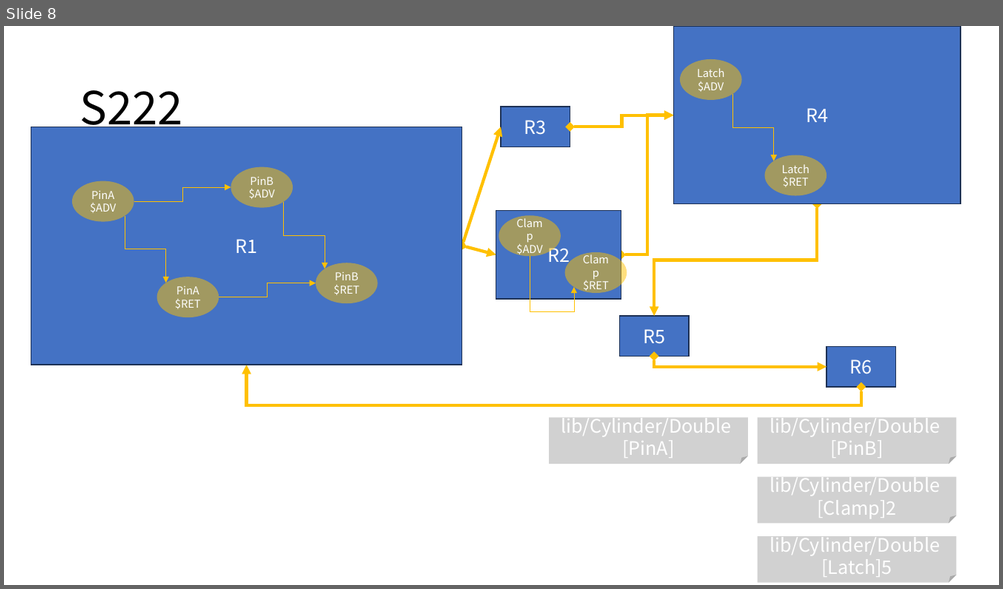
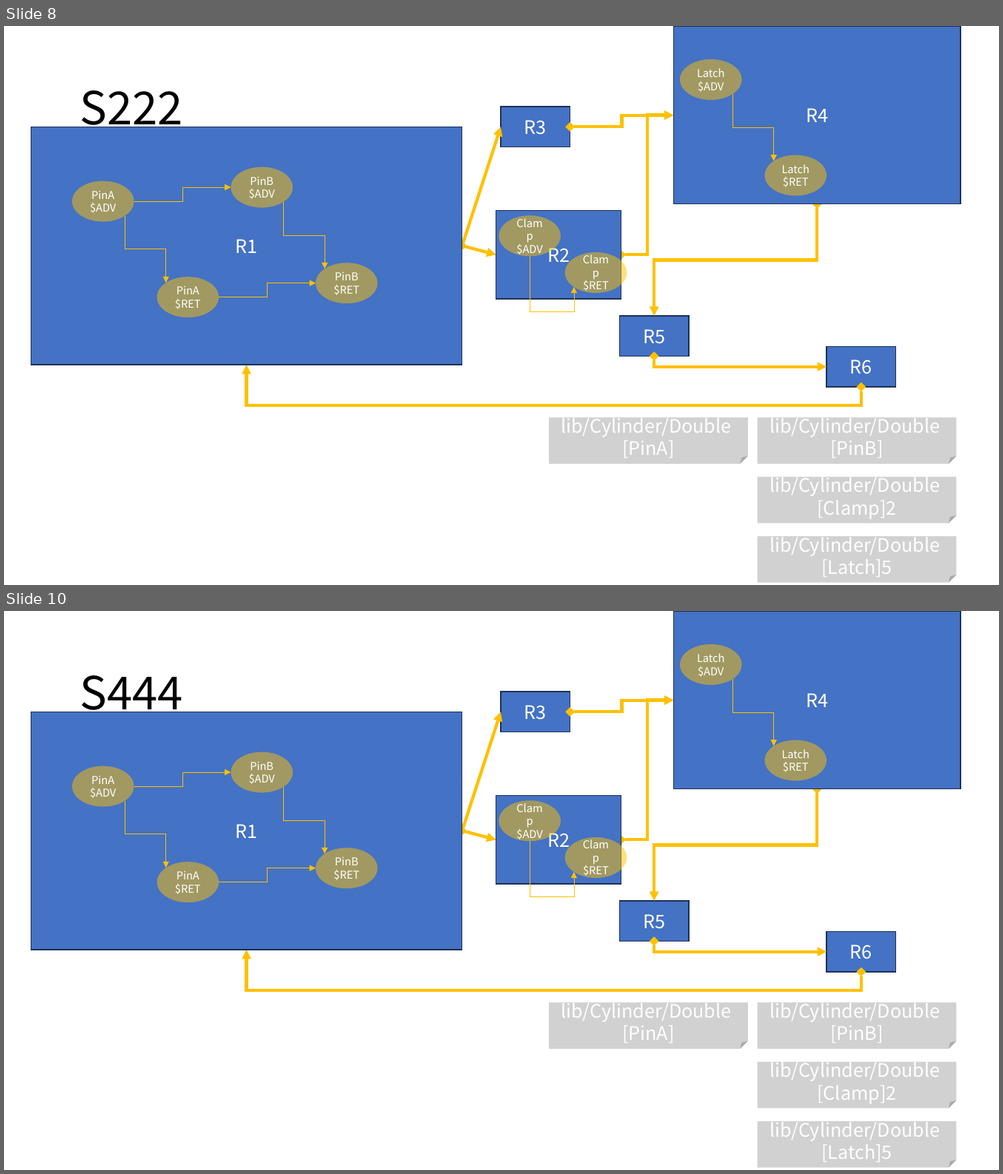
Before and after one commit to DualsoftDev/ds, a slide deck: DsDotNet/src/UnitTest/UnitTest.Model/ImportOfficeExample/Sample/s.pptx. Shown one above the other, each under a label of ours: slide 8 before the commit, slides 8 and 10 after it; the slides between them are not shown. The pictures are 1003x589 and 1003x1174 pixels, drawn with LibreOffice and Linux fonts; fonts in the diff are those of the drawing. Boxes give left, top, right and bottom in pixels: in the first picture for what was removed or moved away, otherwise in the second. Text is boxed around its words. In the diff, an @@ line names an element or a change of style, - is before the commit and + after.

```diff
--- a/DsDotNet/src/UnitTest/UnitTest.Model/ImportOfficeExample/Sample/s.pptx
+++ b/DsDotNet/src/UnitTest/UnitTest.Model/ImportOfficeExample/Sample/s.pptx
@@ slide 10 added at (4, 611, 999, 1170), background #FFFFFF @@
@@ title added at (79, 675, 182, 721), 44 pt, text #000000 @@
+S444
@@ rectangle added at (501, 692, 570, 732), fill #4472C4, outline #1E3256 1 pt, 18 pt, text #FFFFFF @@
+R3
@@ group added at (673, 611, 960, 789): 2 ellipses, 1 rectangle, 1 elbow arrow @@
+R4
+Latch $ADV
+Latch $RET
@@ double arrow added from (462, 831) to (501, 712), #FFC000 3 pt @@
@@ elbow double arrow added from (569, 712) to (673, 701), #FFC000 3 pt @@
@@ elbow double arrow added from (621, 840) to (673, 701), #FFC000 3 pt @@
@@ elbow double arrow added from (817, 789) to (654, 901), #FFC000 3 pt @@
@@ double arrow added from (462, 831) to (495, 840), #FFC000 3 pt @@
@@ group added at (495, 795, 627, 897): 2 ellipses, 1 rectangle, 1 elbow arrow @@
+R2
+Clamp $ADV
+Clamp $RET
@@ group added at (31, 712, 462, 950): 4 ellipses, 4 elbow arrows, 1 rectangle @@
+R1
+PinA $ADV
+PinA $RET
+PinB $ADV
+PinB $RET
@@ rectangle added at (620, 901, 689, 942), fill #4472C4, outline #1E3256 1 pt, 18 pt, text #FFFFFF @@
+R5
@@ elbow double arrow added from (654, 942) to (826, 952), #FFC000 3 pt @@
@@ rectangle added at (826, 932, 896, 972), fill #4472C4, outline #1E3256 1 pt, 18 pt, text #FFFFFF @@
+R6
@@ elbow double arrow added from (861, 972) to (247, 950), #FFC000 3 pt @@
@@ folded corner added at (549, 1002, 748, 1049), fill #A5A5A5 at 50% opacity, 18 pt, text #FFFFFF @@
+lib/Cylinder/Double
+[PinA]
@@ folded corner added at (757, 1002, 957, 1049), fill #A5A5A5 at 50% opacity, 18 pt, text #FFFFFF @@
+lib/Cylinder/Double
+[PinB]
@@ folded corner added at (757, 1062, 957, 1109), fill #A5A5A5 at 50% opacity, 18 pt, text #FFFFFF @@
+lib/Cylinder/Double
+[Clamp]2
@@ folded corner added at (757, 1122, 957, 1168), fill #A5A5A5 at 50% opacity, 18 pt, text #FFFFFF @@
+lib/Cylinder/Double
+[Latch]5
```
Also in this commit, not shown: 1 other slide added, 19 other files.
